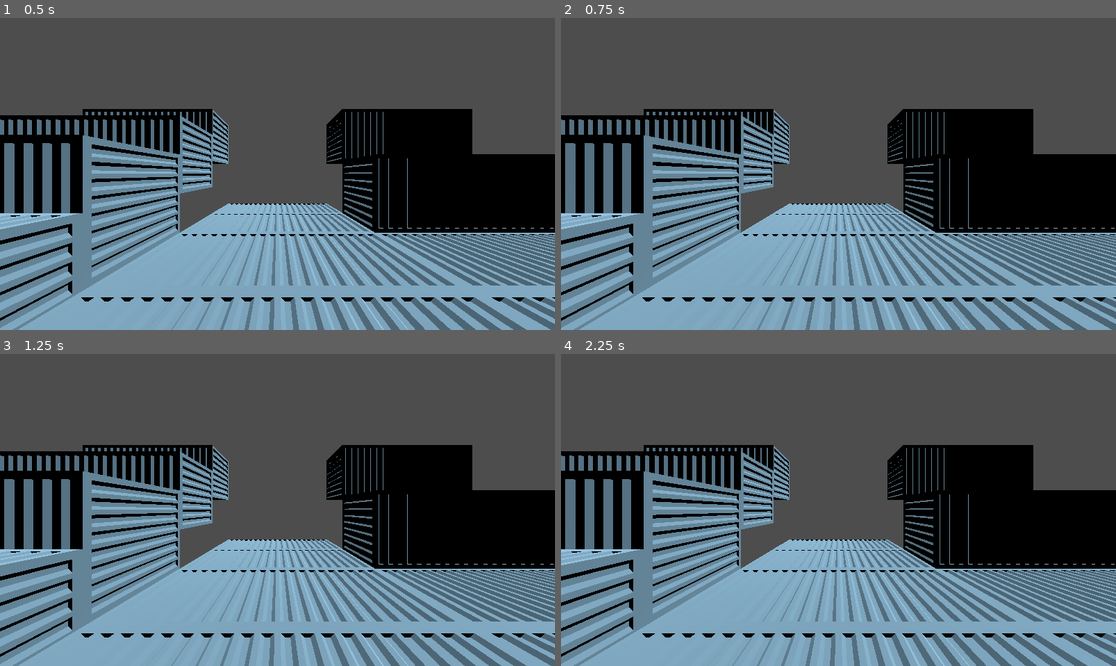
Above: before the commit, frames 1-4 (two rows, left to right).
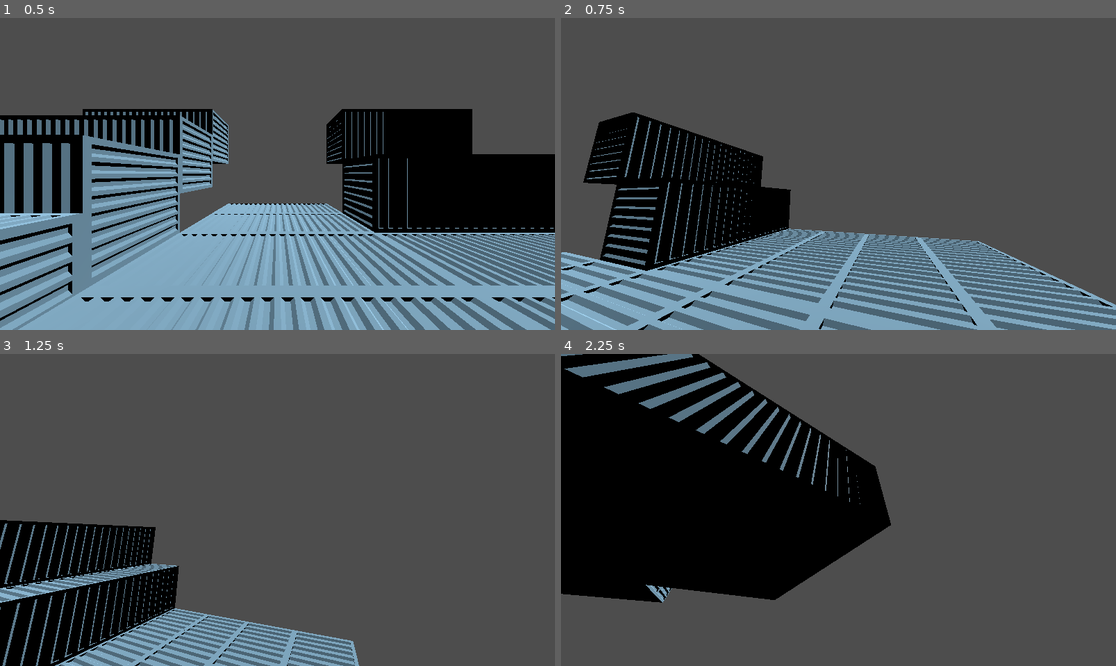
Above: after the commit, the same moments.

Repository: Alex-Fischman/Shipyard
Game: Godot game, scene res://Scenes/Main.tscn
Two runs of this game, one before a commit and one after it. Both use one fixed random seed, a clock stepped at 60 frames per second and the inputs below.
Inputs (mouse positions are in pixels of both pictures, inside the frame that each line leads up to):
- Up to frame 1 (0.5 s): no input
- Up to frame 2 (0.75 s): tap Enter at 0.5 s; move the mouse to (960, 158) at 0.52 s; hold D (move_right) from 0.53 s (still down)
- Up to frame 3 (1.25 s): keep holding D (move_right); tap Space (jump) at 0.77 s
- Up to frame 4 (2.25 s): move the mouse to (727, 525) at 1.27 s; release D (move_right) at 1.28 s; hold S (move_backward) 1.28-2.03 s; tap Space (jump) at 1.52 s; move the mouse to (894, 441) at 2.02 s; hold D (move_right) from 2.03 s (still down)

Frame 1 is identical in both runs. In frame 2, 47% of the frame differs, in the area x 0-100%, y 29-100%; in frame 3, 56%; in frame 4, 72%, in the area x 0-100%, y 0-100%.
Error before the commit: Parse Error: Identifier "sensitivity" not declared in the current scope. (res://Scripts/Player.gd:28)

Commit message:
Basic FPS controls

Diff:
--- a/Scenes/Player.tscn
+++ b/Scenes/Player.tscn
@@ -22,7 +22,9 @@
 [node name="CameraPosition" type="Node3D" parent="."]
 transform = Transform3D(1, 0, 0, 0, 1, 0, 0, 0, 1, 0, 0.5, 0)
 
-[node name="Camera" type="Camera3D" parent="CameraPosition" node_paths=PackedStringArray("target")]
+[node name="Camera" type="Camera3D" parent="CameraPosition" node_paths=PackedStringArray("target", "player")]
 fov = 90.0
 script = ExtResource("1_gllo7")
 target = NodePath("..")
+player = NodePath("../..")
+sensitivity = 0.005
--- a/Scripts/Camera.gd
+++ b/Scripts/Camera.gd
@@ -1,7 +1,18 @@
 extends Camera3D
 
 @export var target: Node3D
+@export var player: Node3D
 @export var sensitivity: float
+
+func _ready() -> void:
+	Input.mouse_mode = Input.MOUSE_MODE_CAPTURED
 
 func _process(delta: float) -> void:
 	self.global_transform = target.global_transform
+
+func _unhandled_input(event: InputEvent) -> void:
+	if event is InputEventMouseMotion and Input.get_mouse_mode() == Input.MOUSE_MODE_CAPTURED:
+		var e: InputEventMouseMotion = event as InputEventMouseMotion
+		player.rotate_y(-e.relative.x * sensitivity)
+		target.rotate_x(-e.relative.y * sensitivity)
+		target.rotation.x = clamp(target.rotation.x, -PI / 2, PI / 2)
--- a/Scripts/Player.gd
+++ b/Scripts/Player.gd
@@ -22,9 +22,3 @@
 	velocity.x = direction.x
 	velocity.z = direction.z
 	move_and_slide()
-
-func _unhandled_input(event):
-	if event is InputEventMouseMotion and Input.get_mouse_mode() == Input.MOUSE_MODE_CAPTURED:
-		self.rotate_y(-event.relative.x * sensitivity)
-		target.rotate_x(-event.relative.y * sensitivity)
-		target.rotation.x = clamp(target.rotation.x, -1.2, 1.2)
